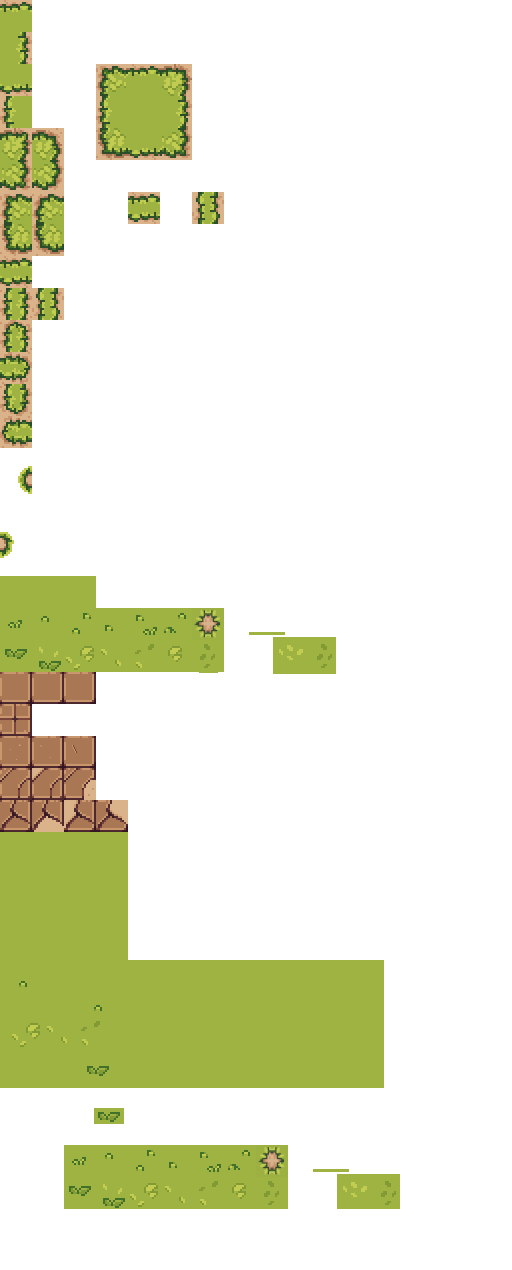
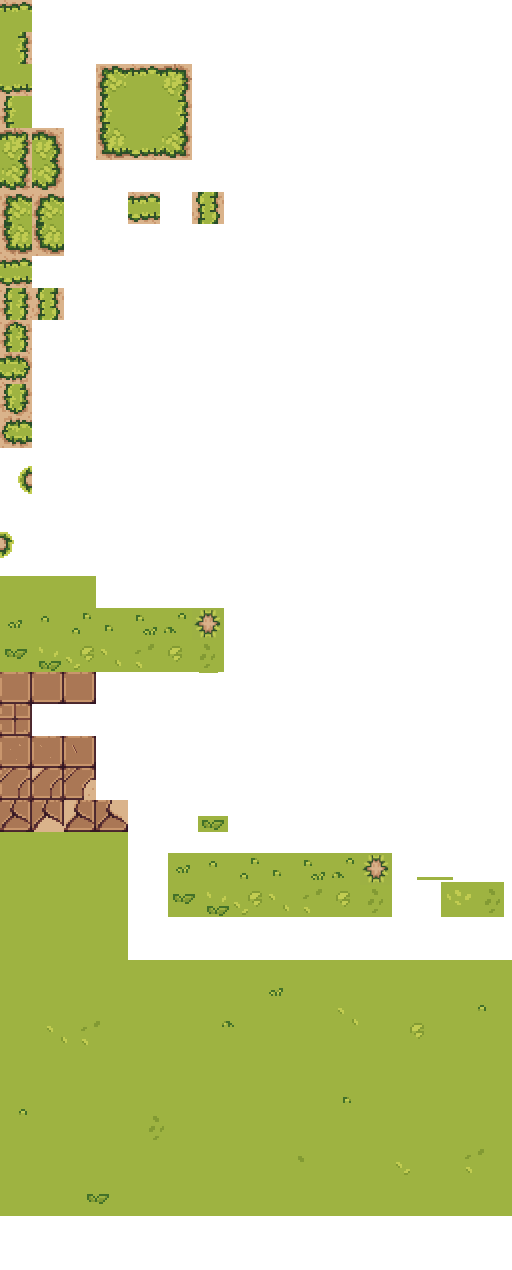
Layer changes from the first 512×1270 image to the second:
painted on "tiles.png copy #7" over box(0, 632, 512, 1216)